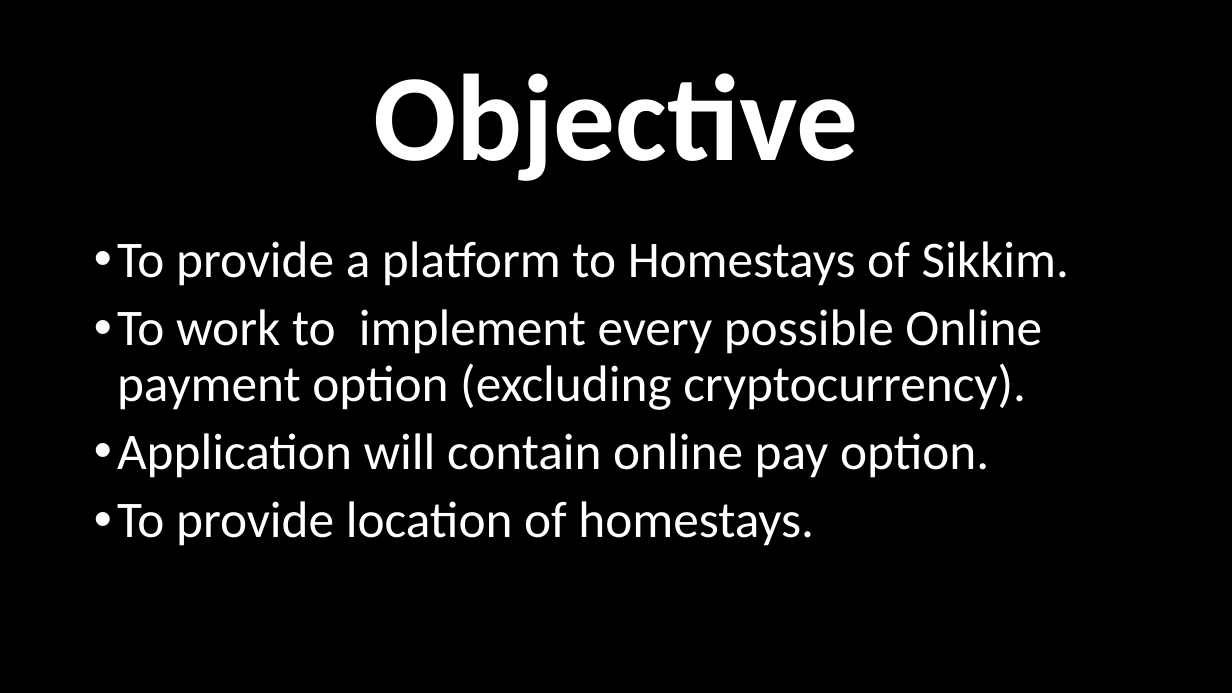
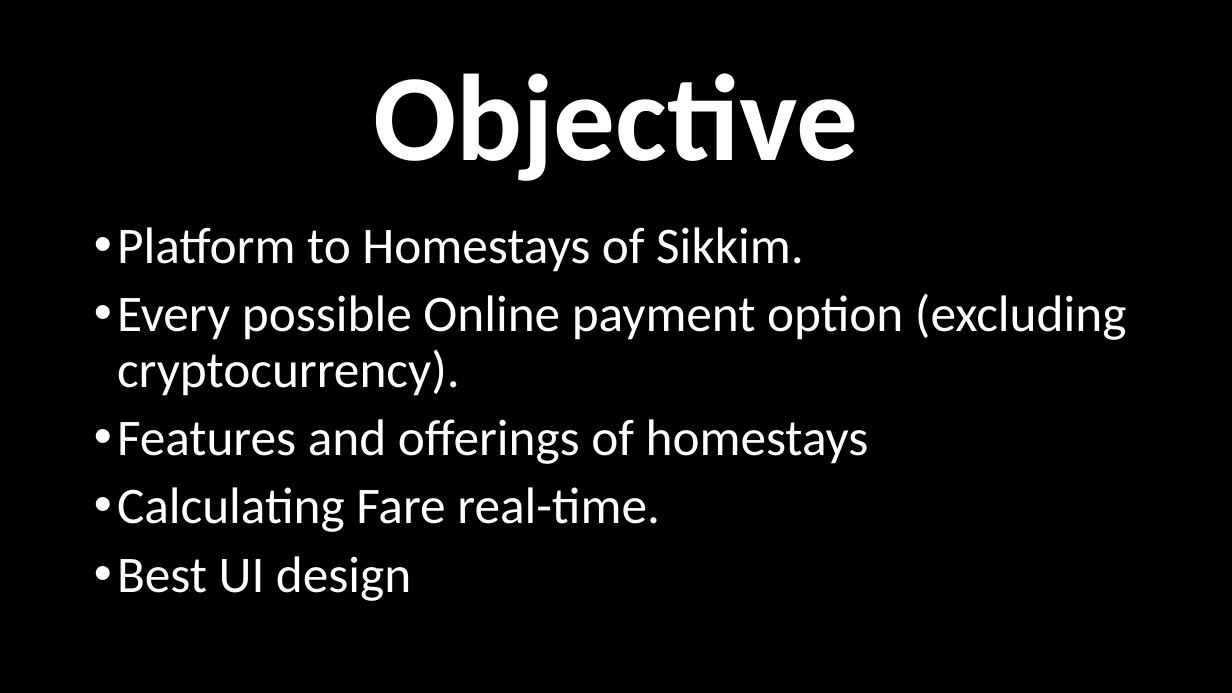
Before and after one commit to pritz10/Dissertation-Mini-Project-2018-, a slide deck: slide 5 of Home Stays.pptx (slide 4 before the commit). Drawn at 1232x693 pixels with LibreOffice and Linux fonts; fonts in the diff are those of the drawing. Boxes give left, top, right and bottom in pixels: in the first picture for what was removed or moved away, otherwise in the second. Text is boxed around its words. In the diff, an @@ line names an element or a change of style, - is before the commit and + after.

```diff
--- a/Home Stays.pptx
+++ b/Home Stays.pptx
@@ text at [117, 227, 1126, 601]: text changed @@
-• To provide a platform to Homestays of Sikkim.
-• To work to implement every possible Online payment option (excluding cryptocurrency).
-• Application will contain online pay option.
-• To provide location of homestays.
+• Platform to Homestays of Sikkim.
+• Every possible Online payment option (excluding cryptocurrency).
+• Features and offerings of homestays
+• Calculating Fare real-time.
+• Best UI design
```
Also in this commit, not shown: 7 other slides changed, 9 slides added, 2 slides removed, 4 other files.
